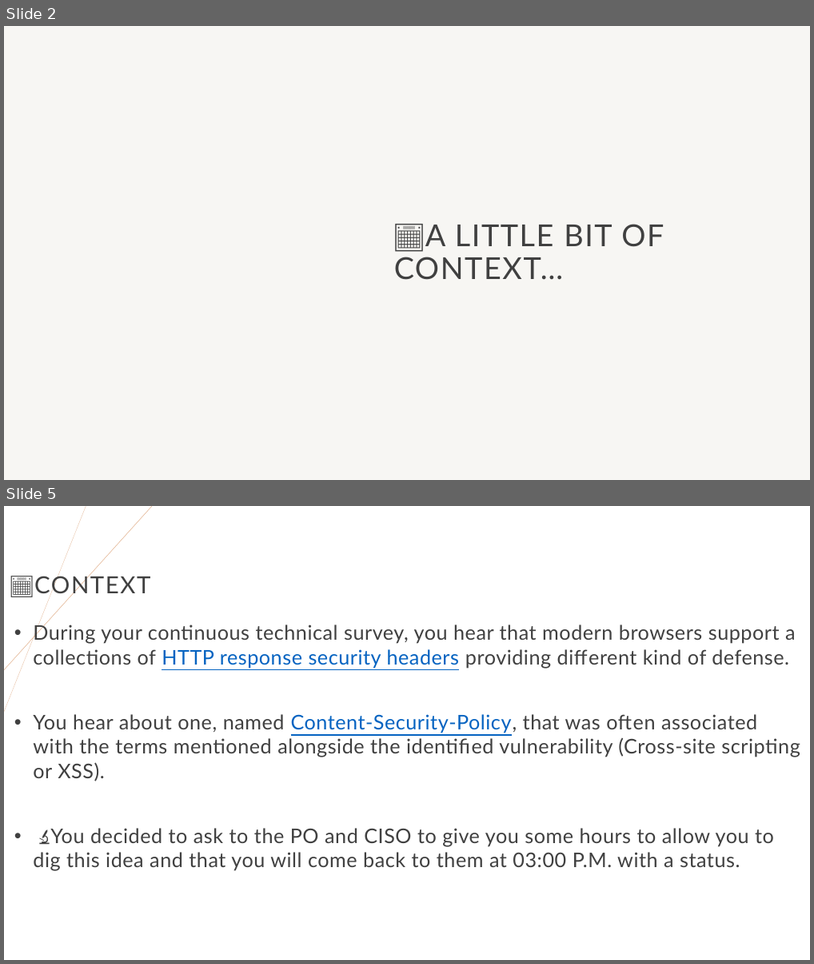
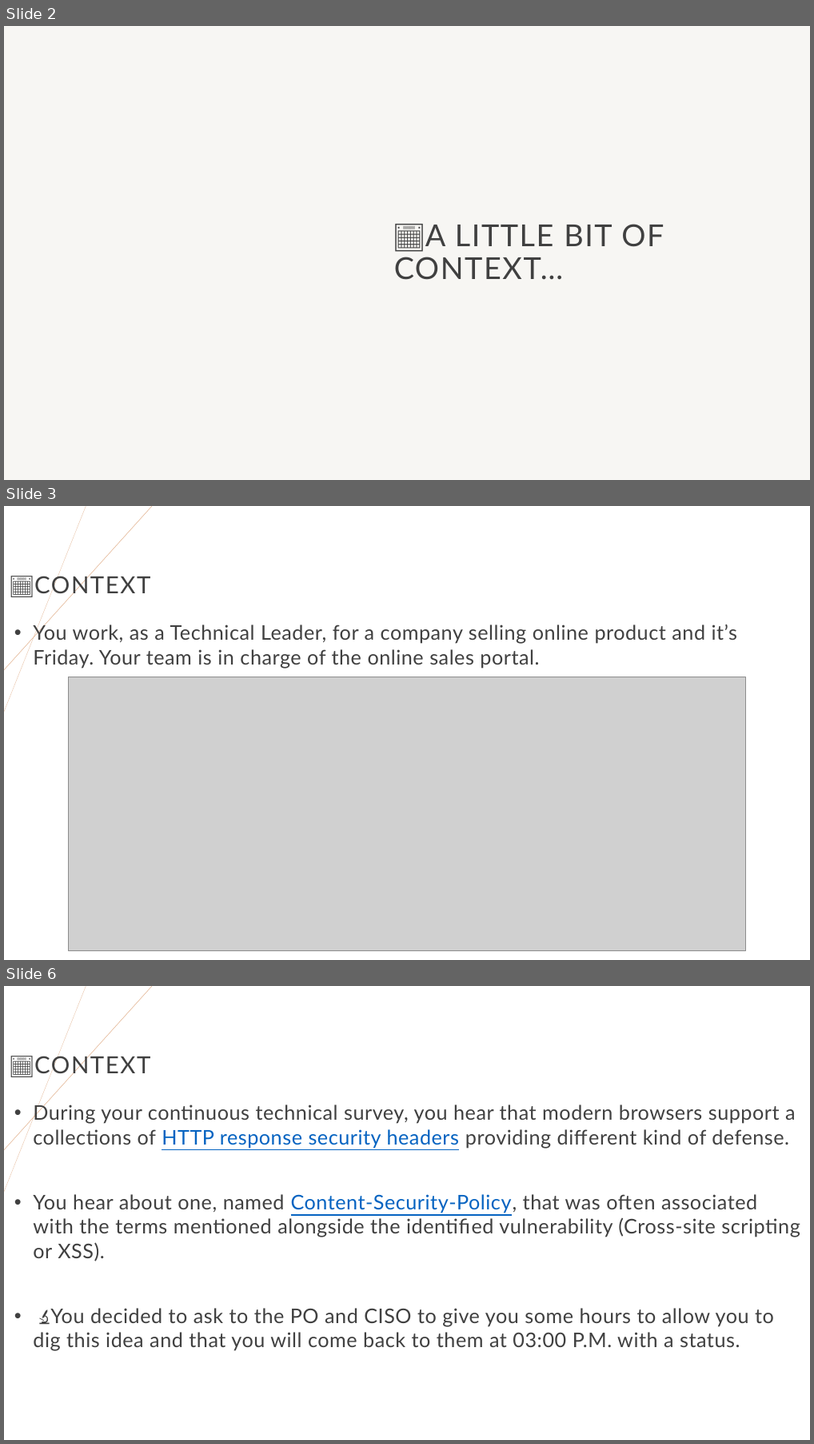
Before and after one commit to righettod/voxxeddays-lux-2024, a slide deck: presentation.pptx. Shown one above the other, each under a label of ours: slides 2 and 5 before the commit, slides 2, 3 and 6 after it; the slides between them are not shown. The pictures are 814x964 and 814x1444 pixels, drawn with LibreOffice and Linux fonts; fonts in the diff are those of the drawing; grey boxes stand for pictures; background and template pictures are left out. Boxes give left, top, right and bottom in pixels: in the first picture for what was removed or moved away, otherwise in the second. Text is boxed around its words. In the diff, an @@ line names an element or a change of style, - is before the commit and + after.

```diff
--- a/presentation.pptx
+++ b/presentation.pptx
@@ slide 3 added at <box>4,506,810,960</box>, background #FFFFFF; not listed: 2 template elements that a slide beside it also shows @@
@@ title added at <box>34,572,150,597</box>, 28 pt, text #404040 @@
+📅CONTEXT
@@ text added at <box>33,623,738,668</box>, 24 pt, text #404040 @@
+• You work, as a Technical Leader, for a company selling online product and it’s Friday. Your team is in charge of the online sales portal.
@@ picture added at <box>68,677,746,951</box> @@
@@ what was slide 5 is now slide 6 @@
```
Also in this commit, not shown: 8 slides changed, 18 other slides added, 2 other files.
